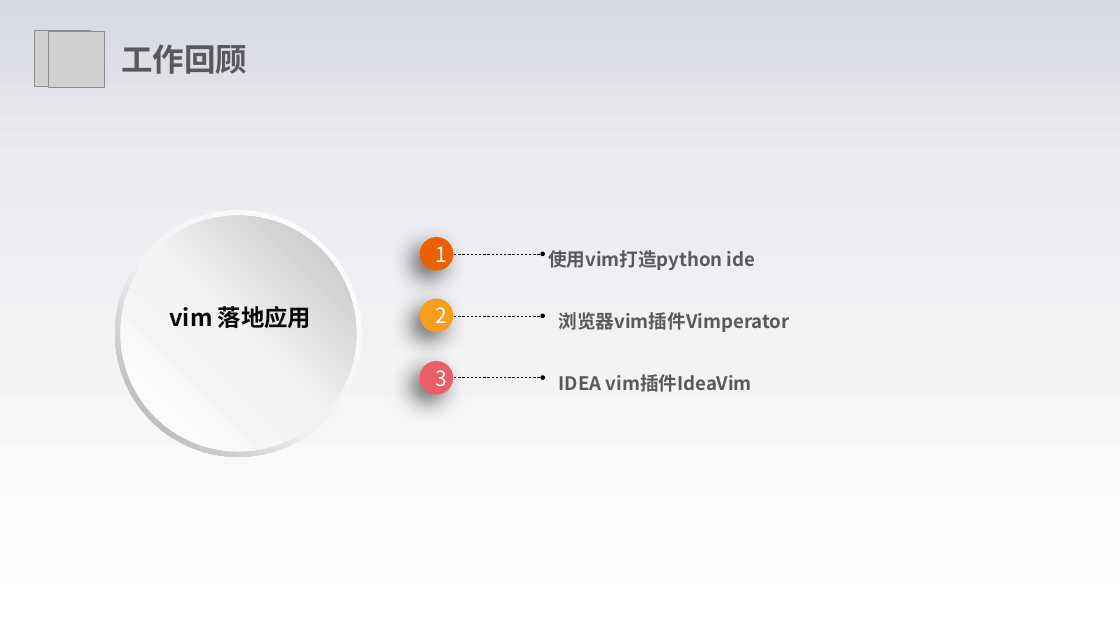
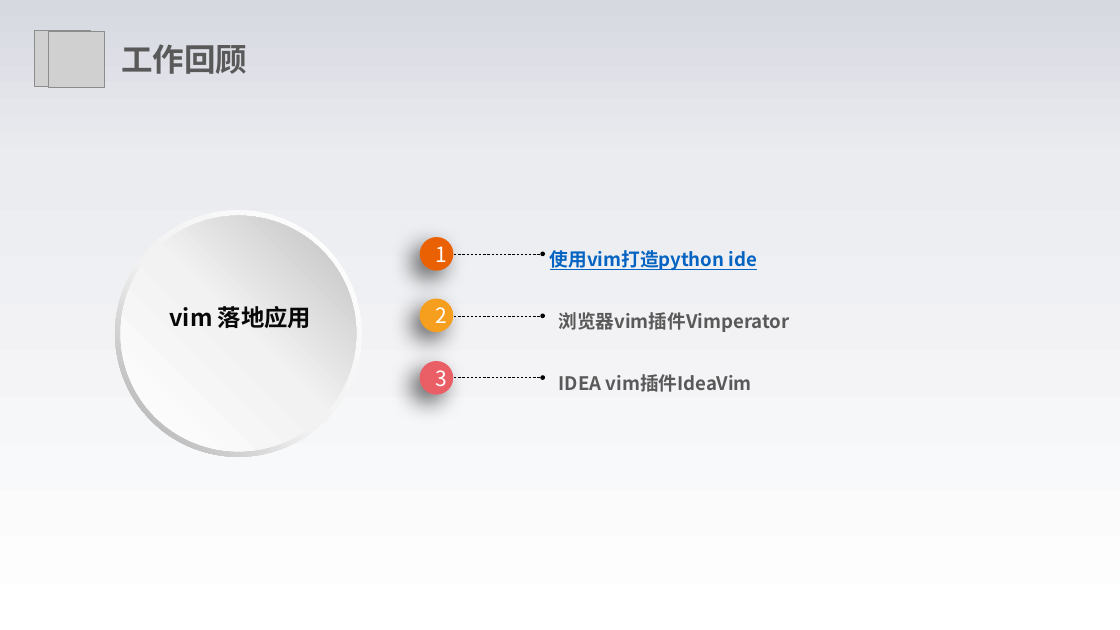
Before and after one commit to forgethub/shell, a slide deck: slide 7 of vim/VIM使用技巧.pptx. Drawn at 1120x630 pixels with LibreOffice and Linux fonts; fonts in the diff are those of the drawing; grey boxes stand for pictures; background and template pictures are left out. Boxes give left, top, right and bottom in pixels: in the first picture for what was removed or moved away, otherwise in the second. Text is boxed around its words. In the diff, an @@ line names an element or a change of style, - is before the commit and + after.

```diff
--- a/vim/VIM使用技巧.pptx
+++ b/vim/VIM使用技巧.pptx
@@ text "使用vim打造python ide" at <box>550,250,757,270</box>: text colour #595959 to #0563C1, underline on @@
```
Also in this commit, not shown: 1 other slide changed, 7 other files.
